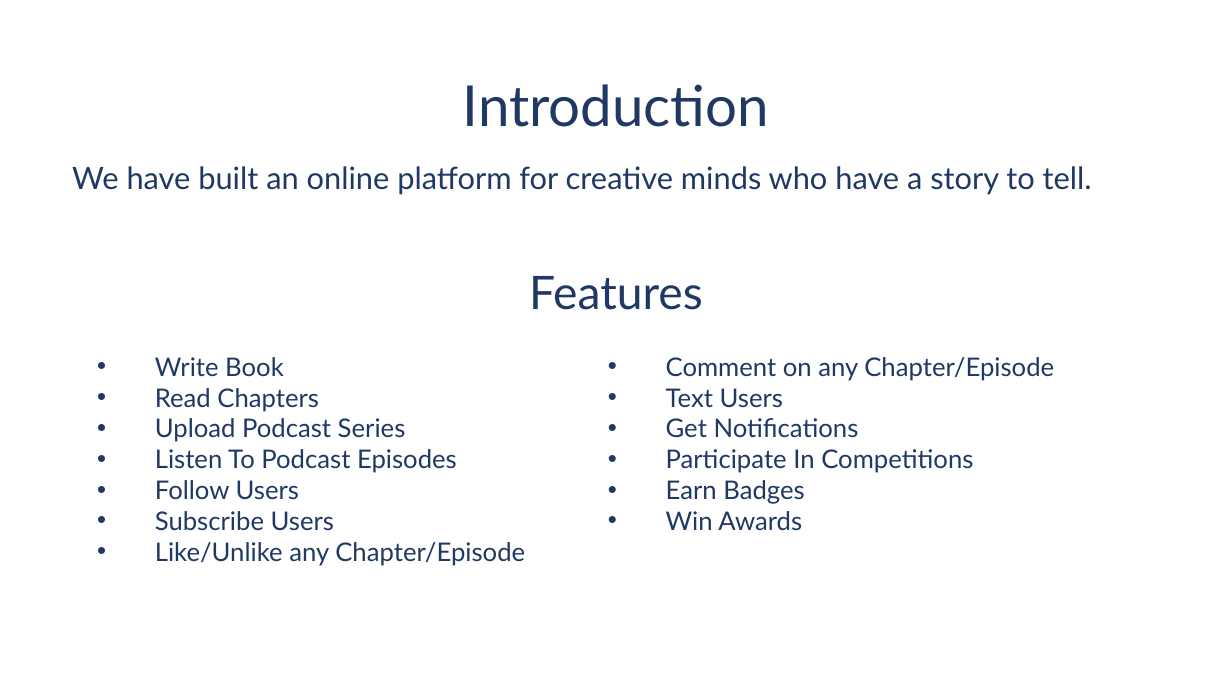
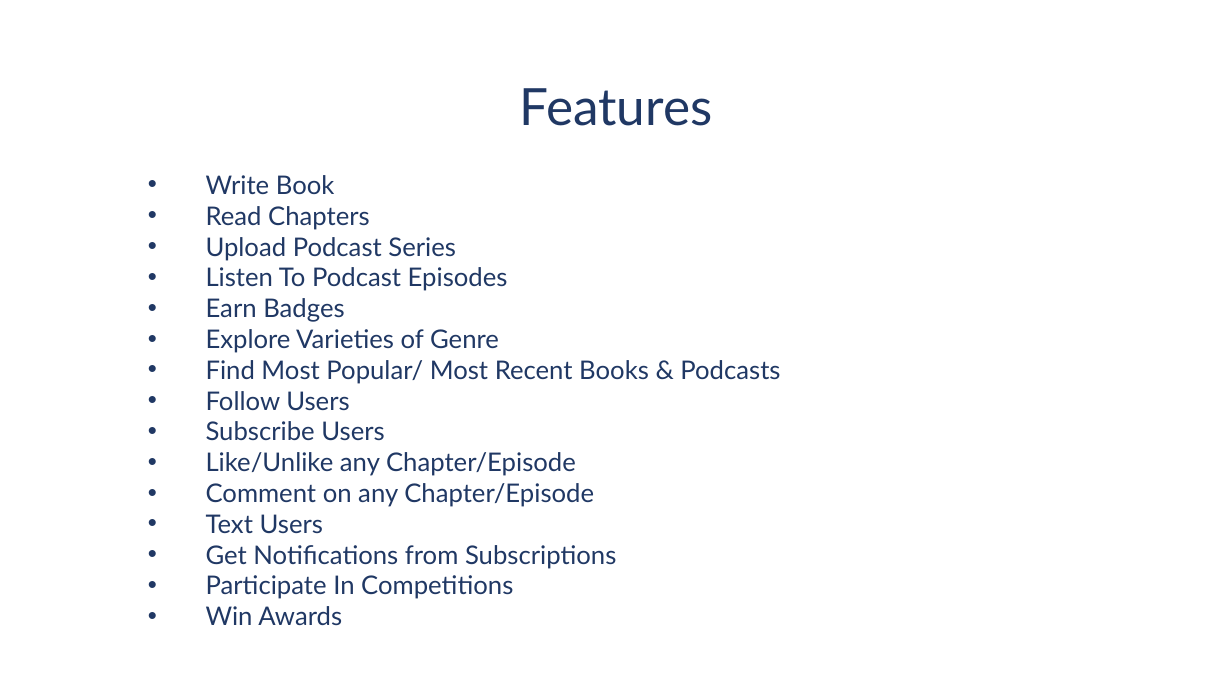
Before and after one commit to fabihatasneem/the-great-ink-society, a slide deck: slide 3 of The Great Ink Society.pptx (slide 2 before the commit). Drawn at 1232x693 pixels with LibreOffice and Linux fonts; fonts in the diff are those of the drawing; background and template pictures are left out. Boxes give left, top, right and bottom in pixels: in the first picture for what was removed or moved away, otherwise in the second. Text is boxed around its words. In the diff, an @@ line names an element or a change of style, - is before the commit and + after.

```diff
--- a/The Great Ink Society.pptx
+++ b/The Great Ink Society.pptx
@@ text "Features" moved from (x1=529, y1=276, x2=703, y2=310) to (x1=520, y1=88, x2=713, y2=126) @@
@@ text "Features" at (x1=520, y1=88, x2=713, y2=126): size 36 to 40 pt @@
@@ text removed at (x1=463, y1=84, x2=769, y2=127) @@
-Introduction
@@ text removed at (x1=72, y1=166, x2=1092, y2=195) @@
-We have built an online platform for creative minds who have a story to tell.
@@ text "Write Book" moved from (x1=155, y1=357, x2=1054, y2=566) to (x1=206, y1=175, x2=780, y2=626) @@
@@ text "Write Book" at (x1=206, y1=175, x2=780, y2=626): columns 2 to 1 @@
@@ text at (x1=206, y1=298, x2=780, y2=384): paragraphs added @@
+• Earn Badges
+• Explore Varieties of Genre
+• Find Most Popular/ Most Recent Books & Podcasts
@@ text at (x1=666, y1=480, x2=804, y2=504): paragraph removed @@
-• Earn Badges
@@ text at (x1=206, y1=545, x2=616, y2=569): text changed @@
-• Get Notifications
+• Get Notifications from Subscriptions
```
Also in this commit, not shown: 1 slide added.
